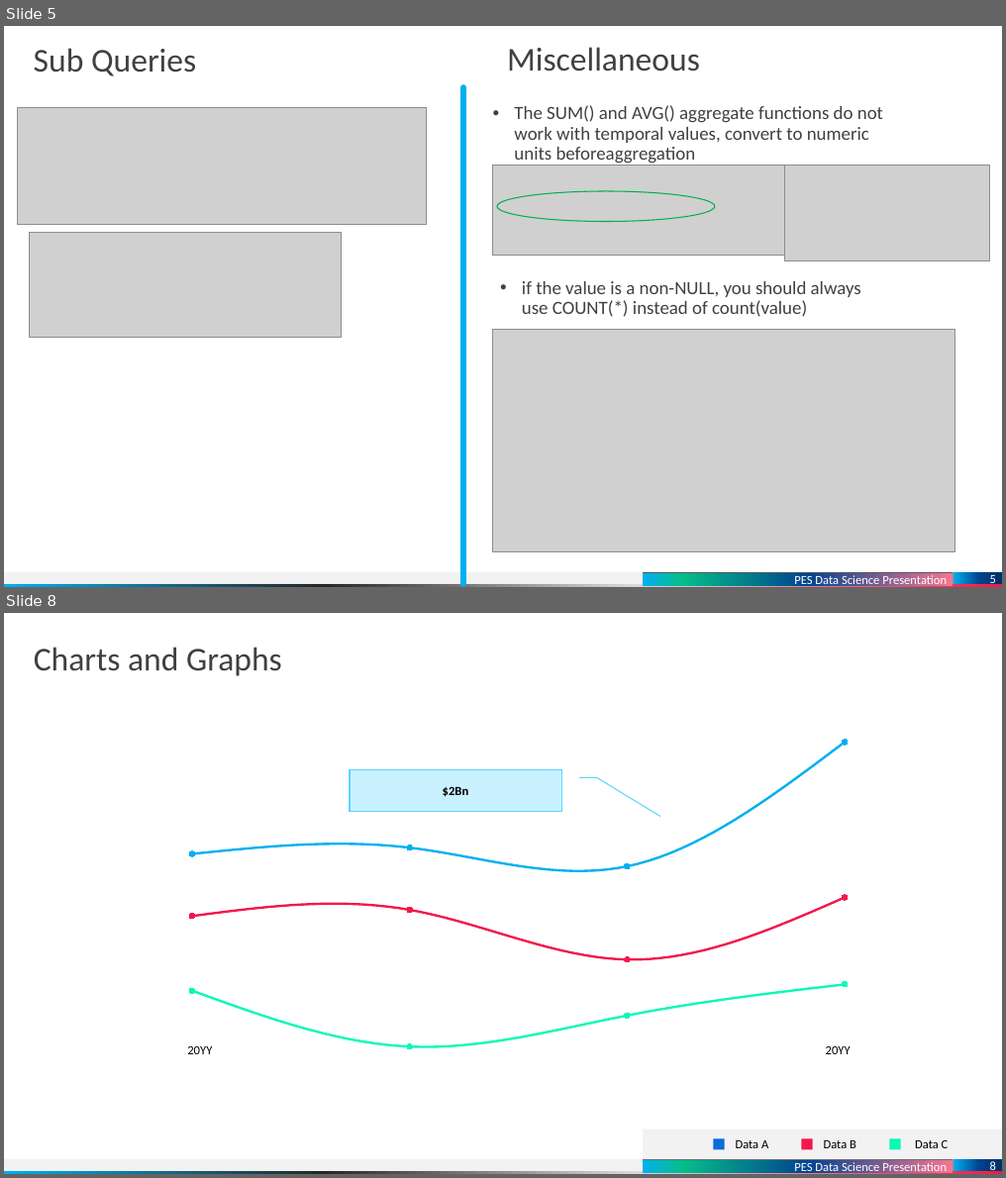
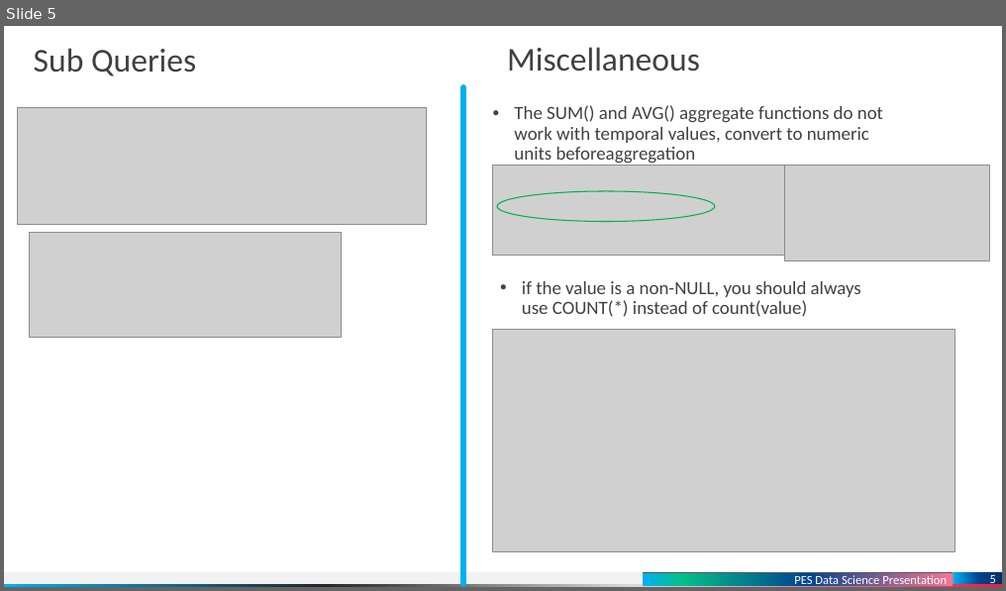
Before and after one commit to dinuthomas/pesmtech, a slide deck: presentation/medicine.pptx. Shown one above the other, each under a label of ours: slides 5 and 8 before the commit, slide 5 after it; the slides between them are not shown. The pictures are 1006x1178 and 1006x591 pixels, drawn with LibreOffice and Linux fonts; fonts in the diff are those of the drawing; grey boxes stand for pictures. Boxes give left, top, right and bottom in pixels: in the first picture for what was removed or moved away, otherwise in the second. Text is boxed around its words. In the diff, an @@ line names an element or a change of style, - is before the commit and + after.

```diff
--- a/presentation/medicine.pptx
+++ b/presentation/medicine.pptx
@@ slide 8 removed at bbox=[4, 613, 1002, 1174], background #FFFFFF; not listed: 3 template elements that a slide beside it also shows @@
@@ title removed at bbox=[34, 647, 282, 676] @@
-Charts and Graphs
@@ group removed at bbox=[35, 663, 967, 1150]: 2 texts, 1 line stacked chart, 1 border callout @@
-categories: 1, 2, 3, 4
-Series 1: 86, 50, 70, 90
-Series 2: 48, 88, 36, 56
-Series 3: 40, 40, 60, 100
-$2Bn
-20YY
-20YY
@@ rectangle removed at bbox=[643, 1130, 1002, 1159] @@
@@ group removed at bbox=[714, 1140, 948, 1151]: 3 texts, 3 rectangles @@
-Data A
-Data B
-Data C
@@ rectangle removed at bbox=[644, 1161, 953, 1173] @@
-PES Data Science Presentation
@@ page number removed at bbox=[953, 1159, 1002, 1171] @@
-8
```
Also in this commit, not shown: 1 slide changed, 3 slides added, 7 other slides removed.
